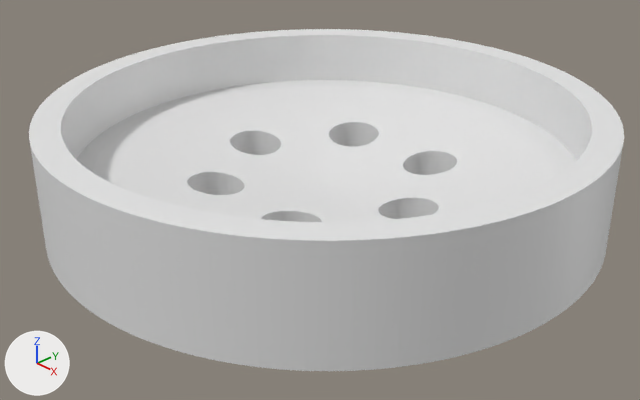
An edit to the Blender file Documents/3DModels/LotteryPlate_6hole.blend, drawn before and after from the same camera.
The view is the same before and after, from a 50 mm lens placed at (1.068, -1.019, 0.631), pointed at (0.02, -0.033, -0.068). The axes (+X, +Y, +Z) are drawn at lower left. The lights are the same throughout.

In view in the first picture: '円柱'.
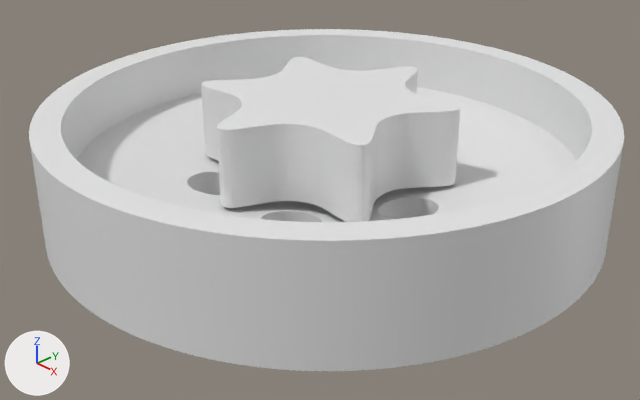
What differs and where, as boxes [x1, y1, x2, y2] in the pictures (640 x 400 px):
```json
{"object": "円", "change": "added", "after": [201, 57, 461, 222]}
```

The change, as JSON lines over the scene's bpy script:
```json
{"op": "add", "block": "me_円_004", "code": ["me_円_004 = bpy.data.meshes.new('円.004')", "me_円_004.from_pydata(...)  # 264 vertices, 134 faces; spans x -0.77..0.77, y -0.89..0.89, z -0.08..0.44"]}
{"op": "add", "block": "ob_円", "code": ["ob_円 = bpy.data.objects.new('円', me_円_004)", "ob_円.location = (0.0, 0.0, 0.0)", "ob_円.scale = (0.265, 0.265, 0.265)"]}
```
